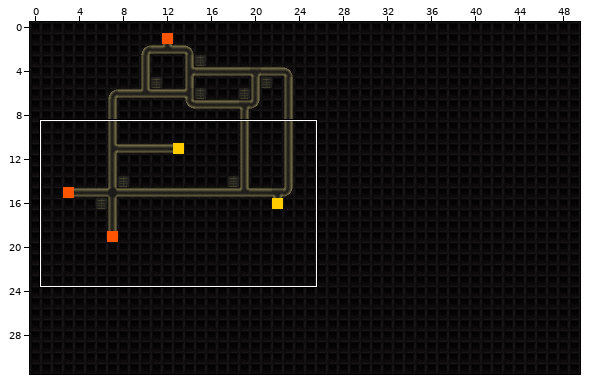
Two states of a Tiled map, assets/images/template.tmx. The first picture is a wide view before the edit; the outline marks the close-up.
Close-up. First the earlier version:
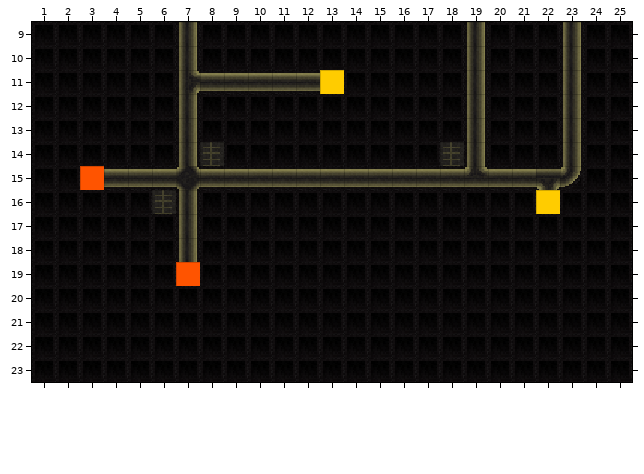
Cells are 16x16 px. Shown: x 1..25, y 9..23.
The same view after the edit:
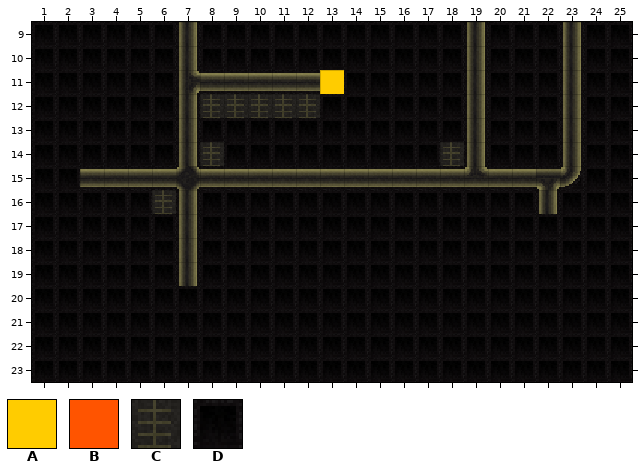
Key: from "spawnJaune": A 0; from "spawnRouge": B 0; from "tilemapGround": C 12, D 13.
_ is an empty cell.
Objects are placed by their top-left corner, in cells (3,4 is the top-left corner of cell 3,4); size is 1x1 cell unless given.
Change:
Layer "ground":
y 12: x 8..12 DDDDD -> CCCCC
Layer "spawn":
removed: B at 3,15
removed: A at 22,16
removed: B at 7,19
